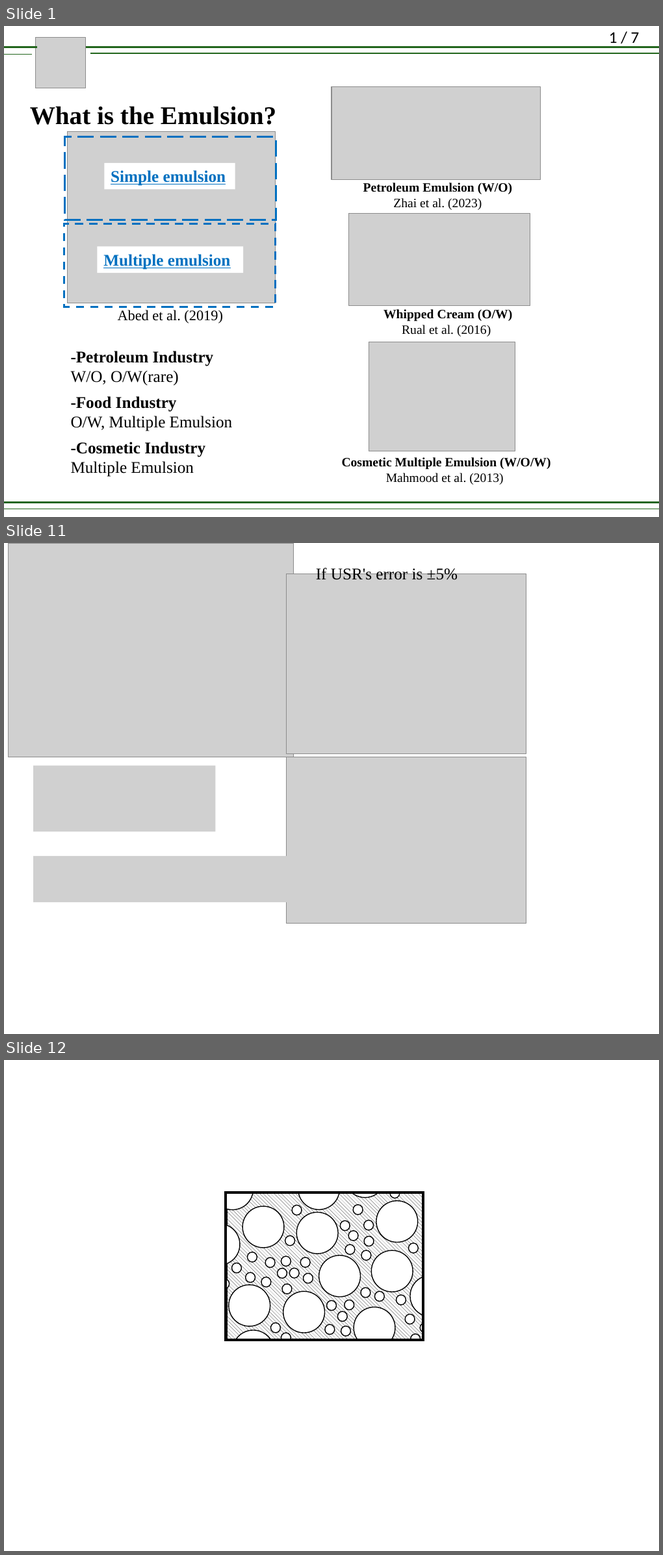
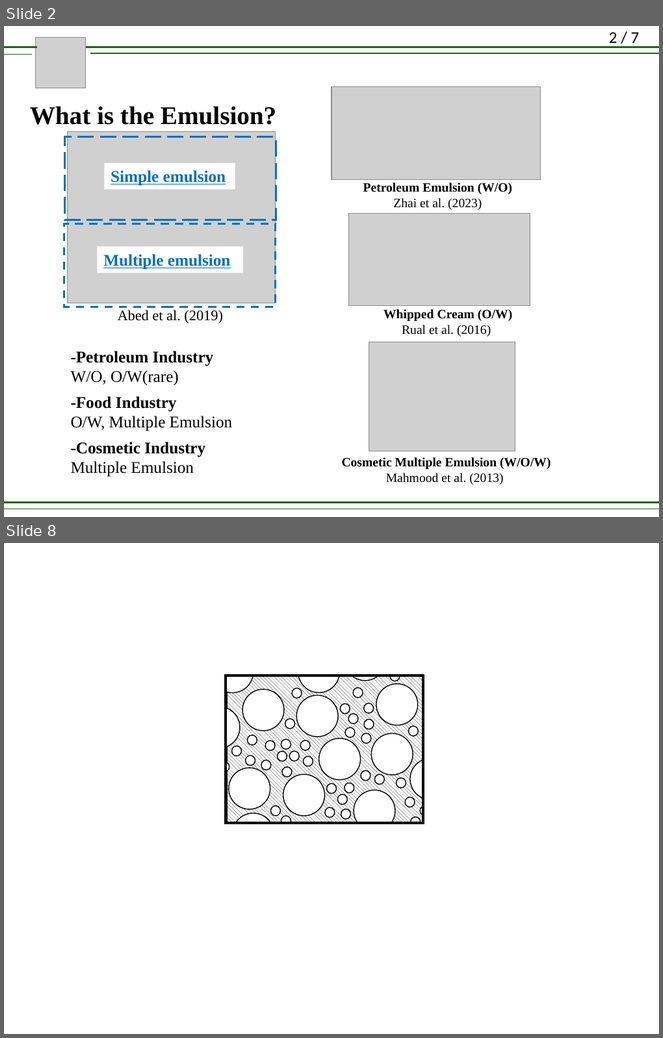
Before and after one commit to lirifuzui/UVPReader, a slide deck: RM_01.pptx. Shown one above the other, each under a label of ours: slides 1, 11 and 12 before the commit, slides 2 and 8 after it; the slides between them are not shown. The pictures are 663x1555 and 663x1038 pixels, drawn with LibreOffice and Linux fonts; fonts in the diff are those of the drawing; grey boxes stand for pictures. Boxes give left, top, right and bottom in pixels: in the first picture for what was removed or moved away, otherwise in the second. Text is boxed around its words. In the diff, an @@ line names an element or a change of style, - is before the commit and + after.

```diff
--- a/RM_01.pptx
+++ b/RM_01.pptx
@@ slide 11 removed at [4,543,659,1034], background #FFFFFF @@
@@ picture removed at [9,543,295,757] @@
@@ picture removed at [286,574,526,754] @@
@@ text removed at [316,567,458,580] @@
-If USR's error is ±5%
@@ picture removed at [33,766,216,832] @@
@@ picture removed at [286,757,526,925] @@
@@ picture removed at [33,856,361,902] @@
@@ what was slide 1 is now slide 2 @@
@@ page number at [609,32,640,47]: text changed @@
-1 / 7
+2 / 7
@@ what was slide 12 is now slide 8 @@
```
Also in this commit, not shown: 3 slides changed, 8 slides added, 6 other slides removed, 10 other files.
